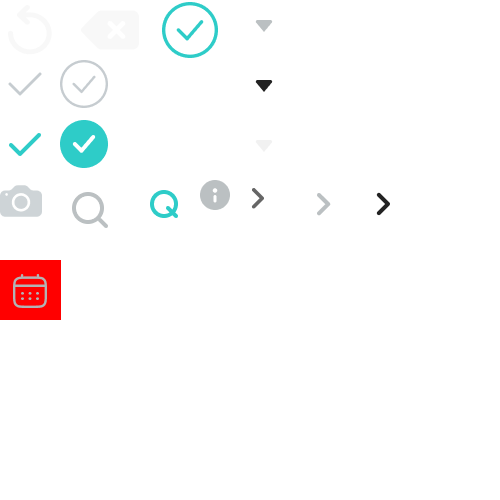
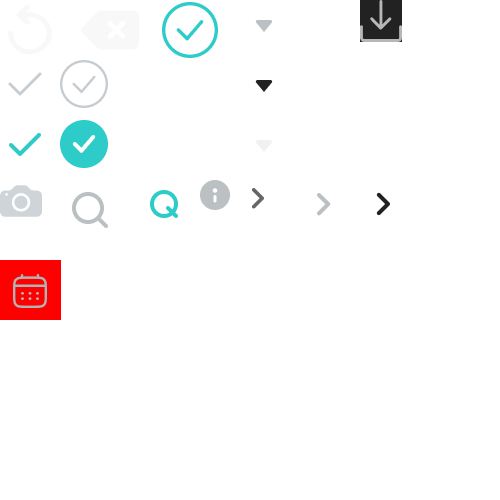
Layer changes from the first w=500, h=500 image to the second:
added group "그룹 1" (1st of 13) with 2 layers above "그룹 1" over [360, 0, 402, 42]
added layer "레이어 1" (1st of 18, in "그룹 1") in group "그룹 1" over [360, 0, 402, 42]
added layer "레이어 2" (1st of 15, in "그룹 1") in group "그룹 1" over [360, 0, 402, 42]
